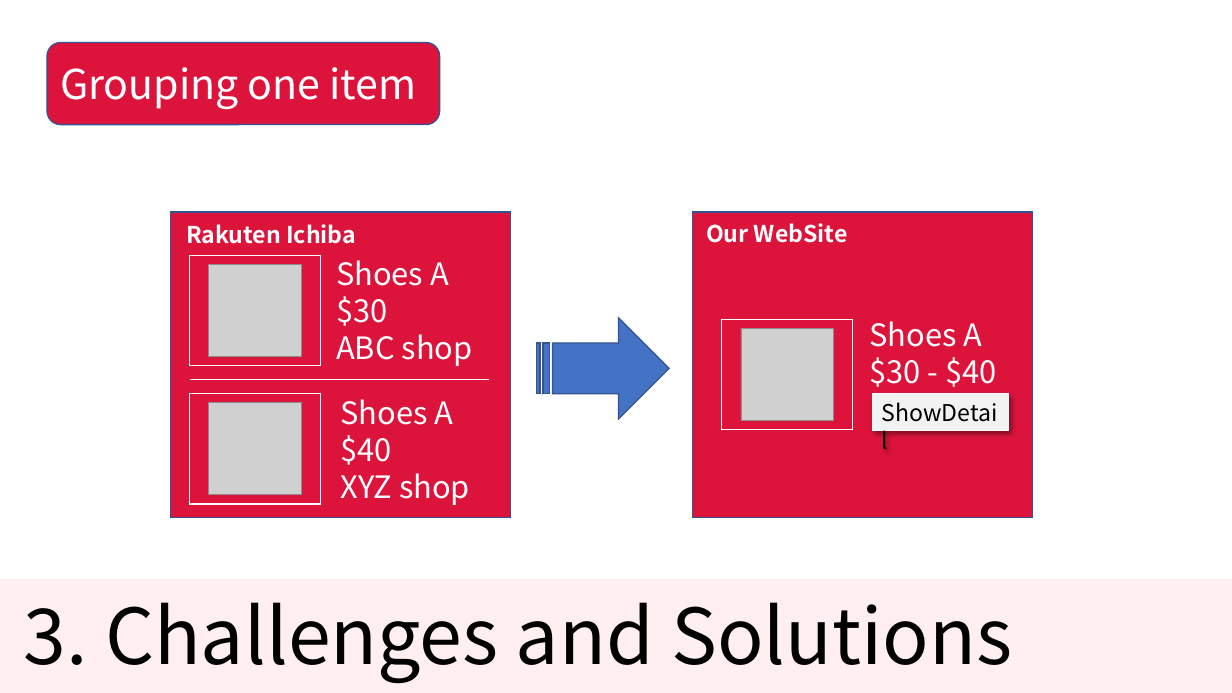
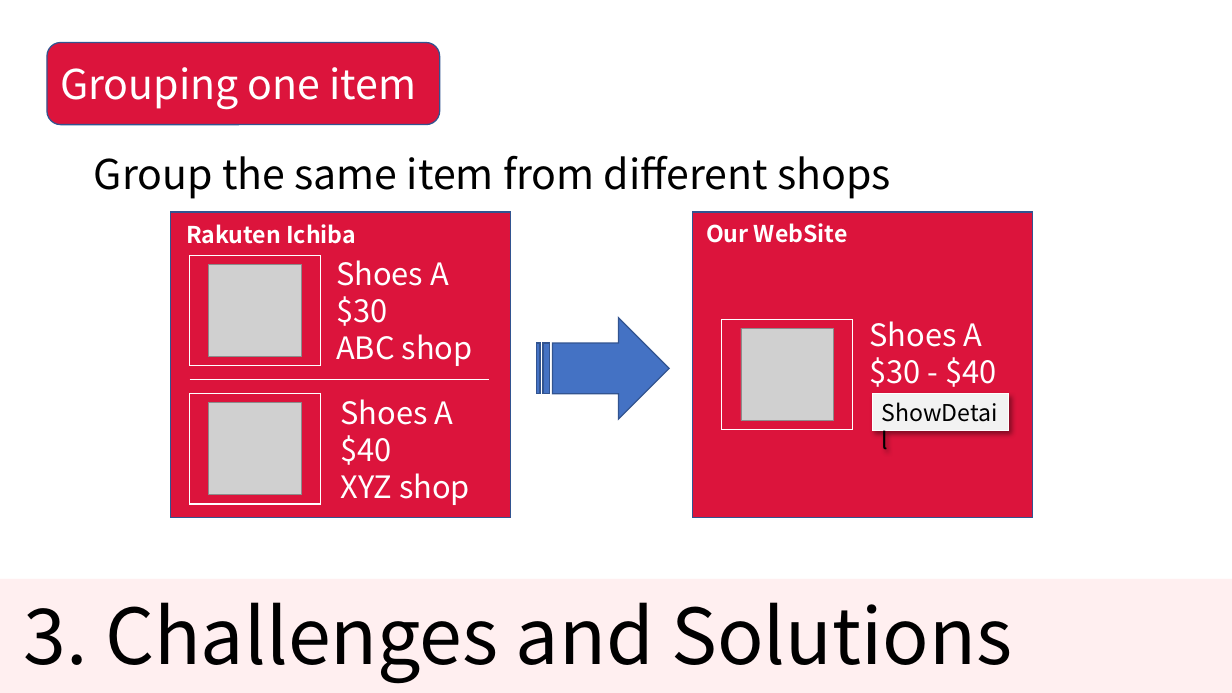
Before and after one commit to KNobuki/Rakuten_fashion, a slide deck: slide 11 of presentation/Presentation.pptx. Drawn at 1232x693 pixels with LibreOffice and Linux fonts; fonts in the diff are those of the drawing; grey boxes stand for pictures. Boxes give left, top, right and bottom in pixels: in the first picture for what was removed or moved away, otherwise in the second. Text is boxed around its words. In the diff, an @@ line names an element or a change of style, - is before the commit and + after.

```diff
--- a/presentation/Presentation.pptx
+++ b/presentation/Presentation.pptx
@@ text added at <box>94,155,891,199</box>, 32 pt, text #000000 @@
+Group the same item from different shops
```
Also in this commit, not shown: 3 other slides changed.
